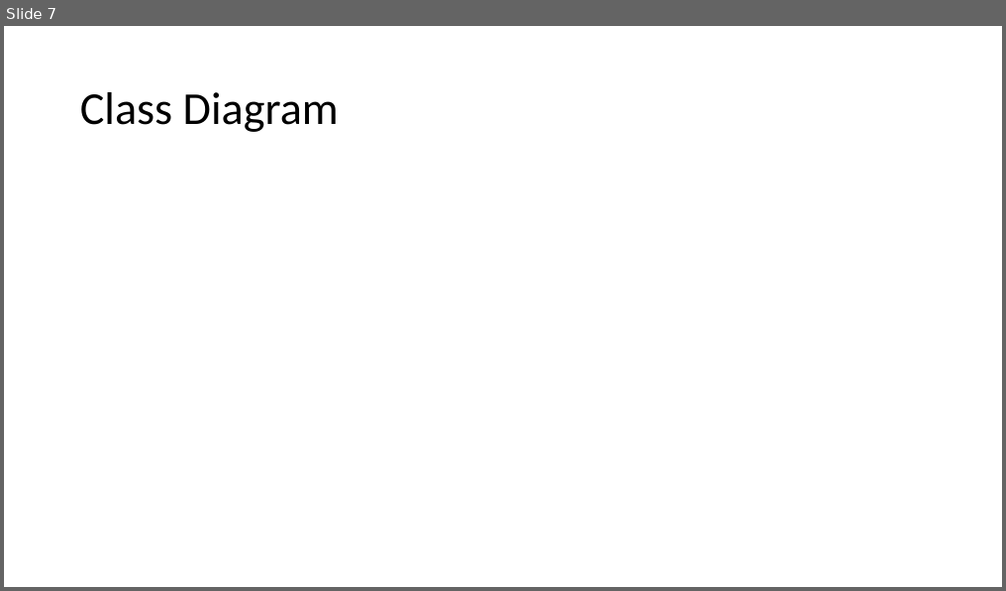
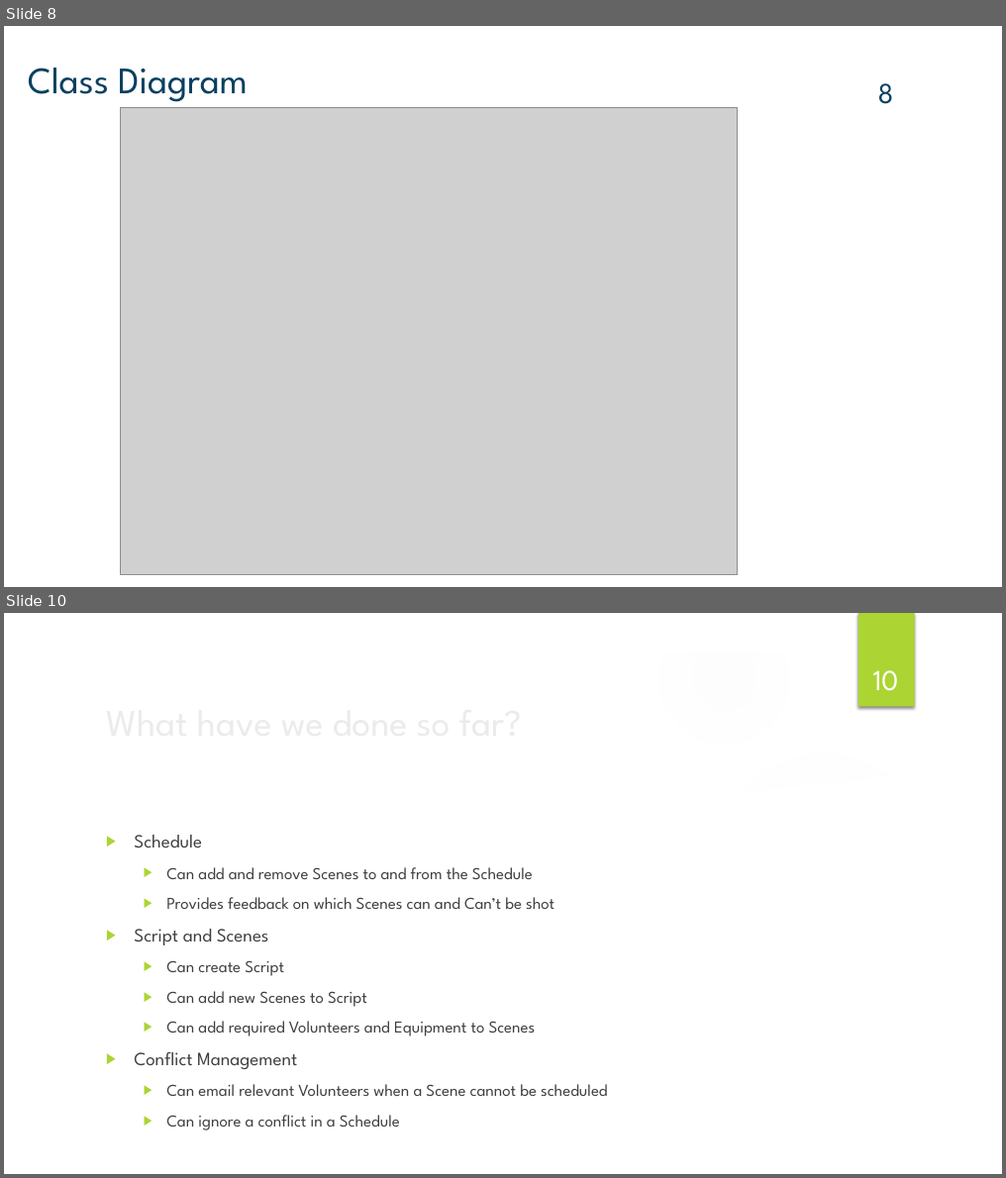
Before and after one commit to ipw969/370Project, a slide deck: Documentation/Final Project Presentation/Achievatron Final Presentation.pptx. Shown one above the other, each under a label of ours: slide 7 before the commit, slides 8 and 10 after it; the slides between them are not shown. The pictures are 1006x591 and 1006x1178 pixels, drawn with LibreOffice and Linux fonts; fonts in the diff are those of the drawing; grey boxes stand for pictures; background and template pictures are left out. Boxes give left, top, right and bottom in pixels: in the first picture for what was removed or moved away, otherwise in the second. Text is boxed around its words. In the diff, an @@ line names an element or a change of style, - is before the commit and + after.

```diff
--- a/Documentation/Final Project Presentation/Achievatron Final Presentation.pptx
+++ b/Documentation/Final Project Presentation/Achievatron Final Presentation.pptx
@@ slide 10 added at [4, 613, 1002, 1174], background picture (left out) @@
@@ group added at [4, 613, 1002, 1174]: 5 ellipses, 3 freeform shapes @@
@@ rectangle added at [858, 613, 915, 707], fill #ACD433 @@
@@ page number added at [873, 670, 899, 691], 28 pt, text #FFFFFF @@
+10
@@ title added at [98, 692, 816, 750], 36 pt, text #EBEBEB @@
+What have we done so far?
@@ text added at [200, 751, 539, 780], 18 pt, text #FFFFFF @@
+Success Scenarios Achieved(atron)
@@ text added at [134, 835, 608, 1131], 16 pt, text #404040 @@
+▶ Schedule
+  ▶ Can add and remove Scenes to and from the Schedule
+  ▶ Provides feedback on which Scenes can and Can’t be shot
+▶ Script and Scenes
+  ▶ Can create Script
+  ▶ Can add new Scenes to Script
+  ▶ Can add required Volunteers and Equipment to Scenes
+▶ Conflict Management
+  ▶ Can email relevant Volunteers when a Scene cannot be scheduled
+  ▶ Can ignore a conflict in a Schedule
@@ what was slide 7 is now slide 8 @@
@@ slide 8 changed as well @@
@@ title "Class Diagram": place and size @@
-title "Class Diagram" at [80, 92, 339, 132]
+title "Class Diagram" at [28, 68, 248, 102]
@@ title "Class Diagram" at [28, 68, 248, 102]: size 44 to 36 pt, font Calibri to League Spartan, text colour #000000 to #0B4060; line spacing 0.9 to 1 @@
@@ page number added at [878, 83, 894, 104], 28 pt, text #0B4060 @@
+8
@@ picture added at [120, 108, 737, 575] @@
```
Also in this commit, not shown: 7 other slides changed, 5 other slides added, 5 slides removed.
